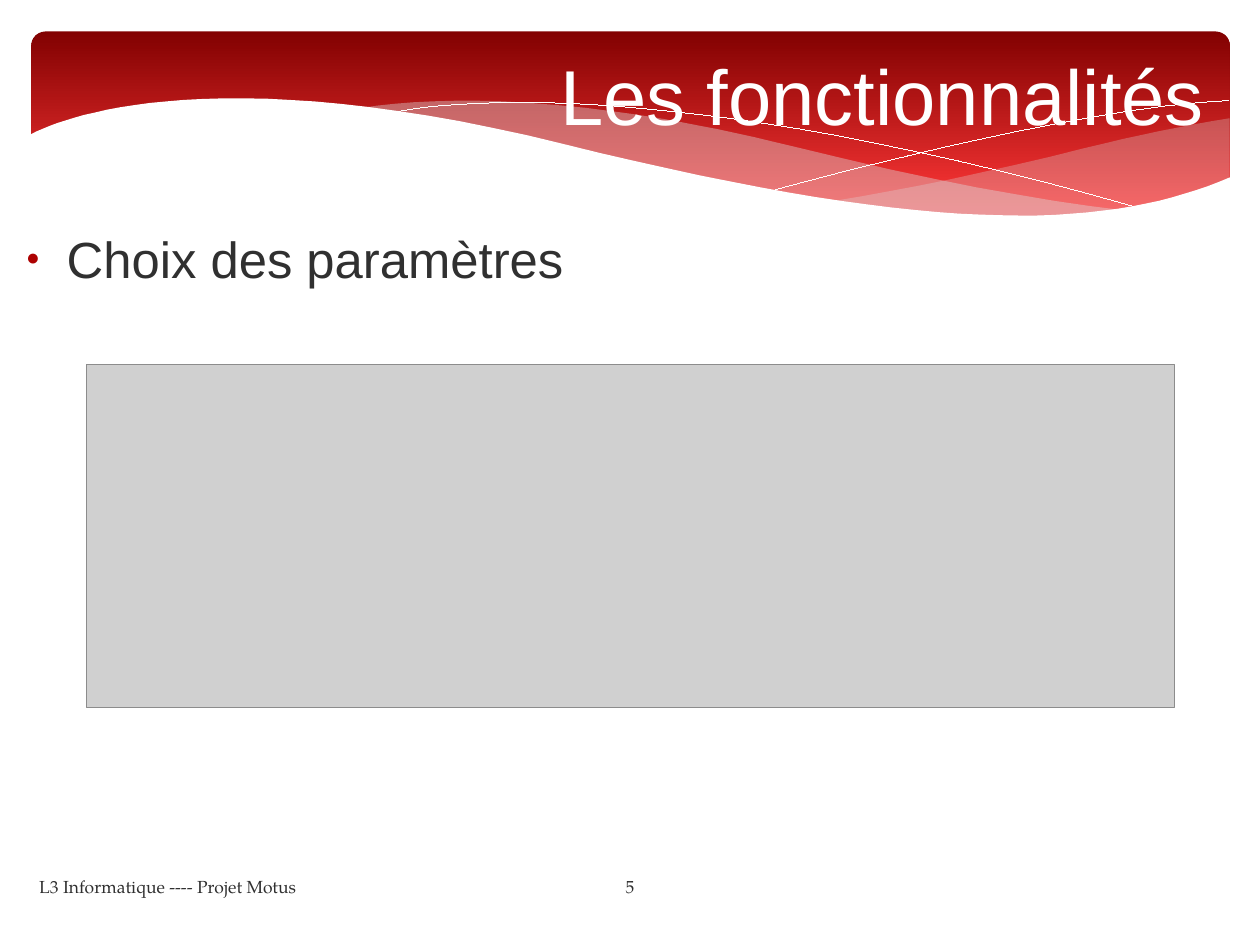
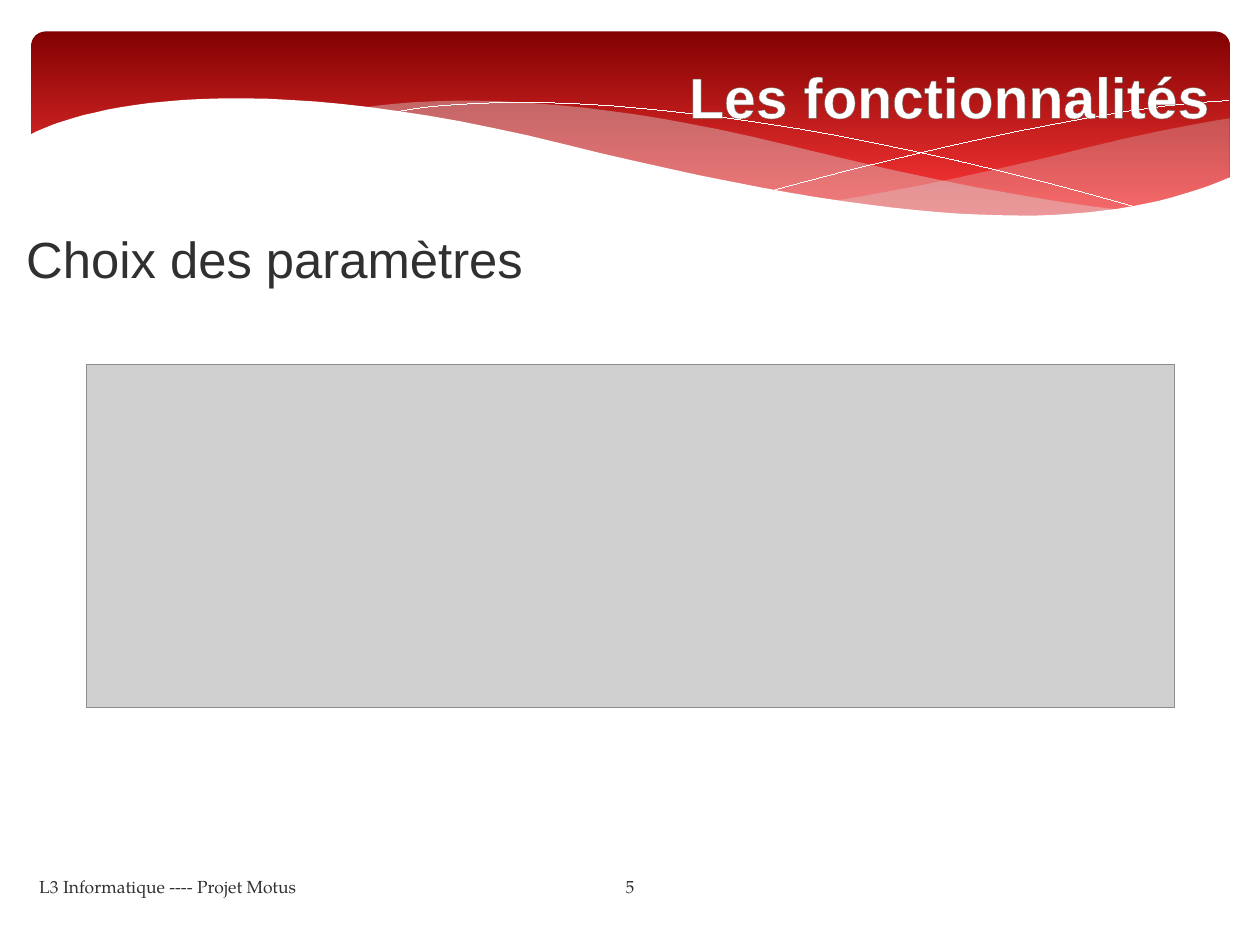
Before and after one commit to Yamihoshi/Projet-L3, a slide deck: slide 5 of powerpoint.pptx. Drawn at 1260x945 pixels with LibreOffice and Linux fonts; fonts in the diff are those of the drawing; grey boxes stand for pictures. Boxes give left, top, right and bottom in pixels: in the first picture for what was removed or moved away, otherwise in the second. Text is boxed around its words. In the diff, an @@ line names an element or a change of style, - is before the commit and + after.

```diff
--- a/powerpoint.pptx
+++ b/powerpoint.pptx
@@ title "Les fonctionnalités": place and size @@
-title "Les fonctionnalités" at [560,63,1204,140]
+title "Les fonctionnalités" at [689,76,1209,129]
@@ title "Les fonctionnalités" at [689,76,1209,129]: size 49 to 36 pt, letter outline none to #726056 0.52 pt, bold on @@
@@ text "Choix des paramètres" at [26,240,523,288]: bullet ● to none @@
```
Also in this commit, not shown: 11 other slides changed, 1 slide added, 1 slide removed, 1 other file.
